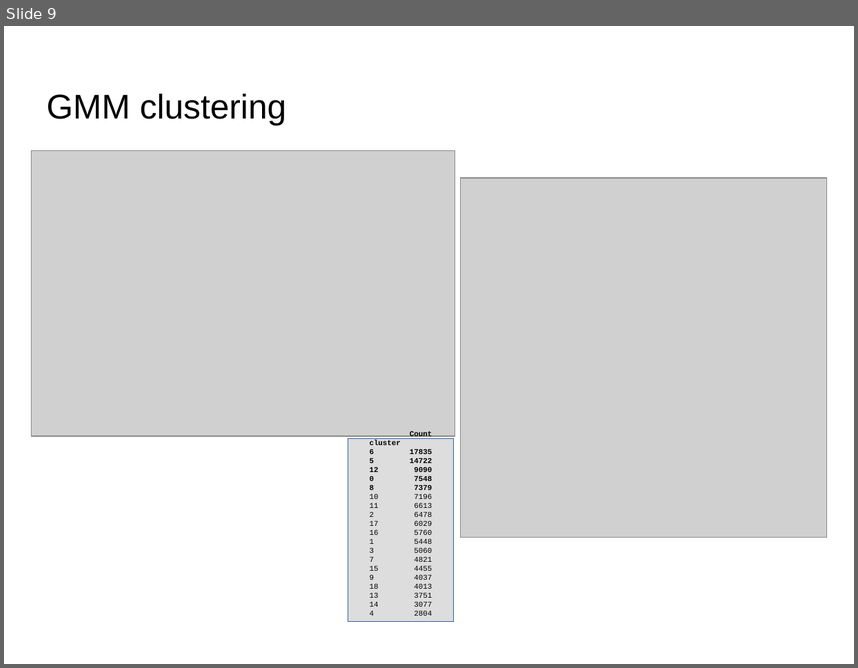
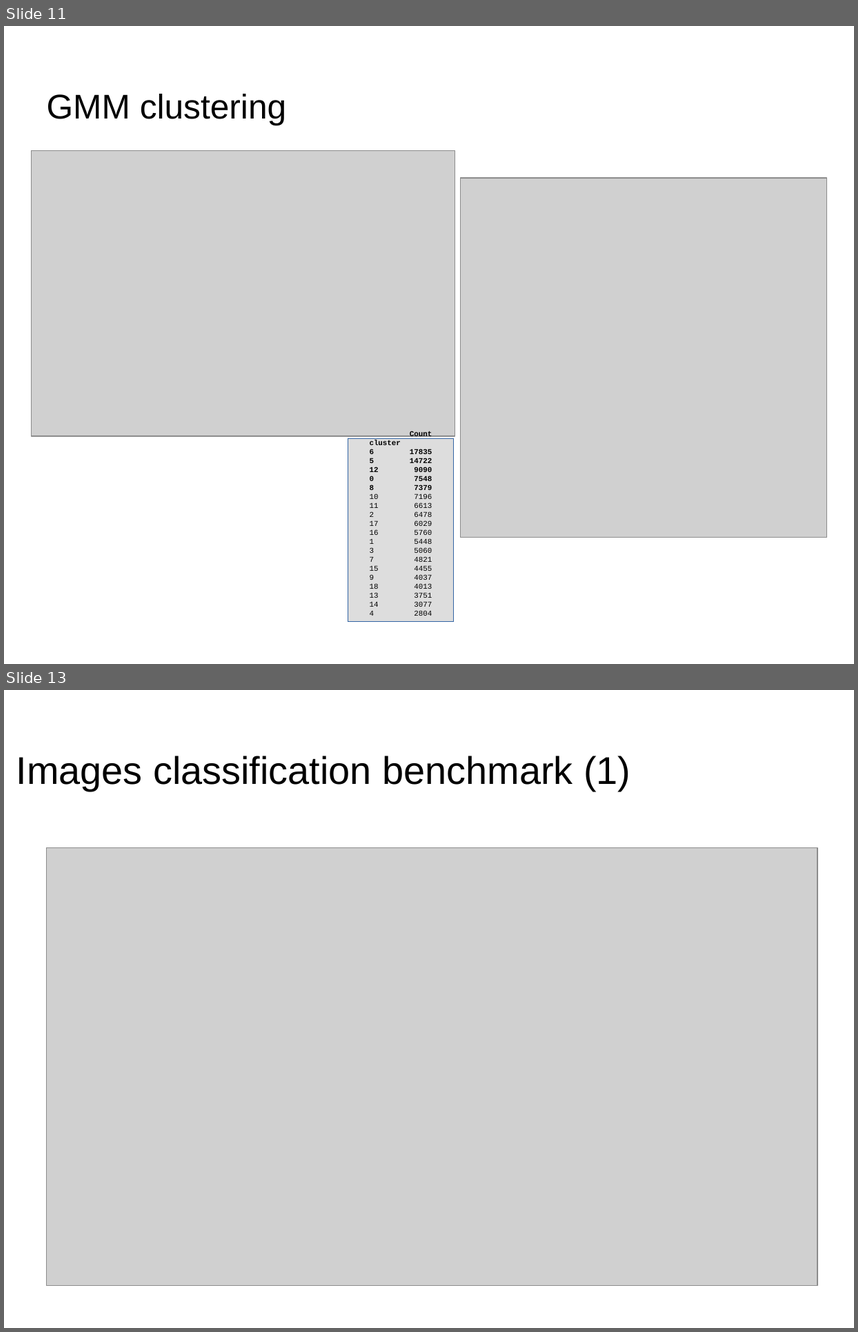
Before and after one commit to dataforcast/OC_Datascientist, a slide deck: P7/report/Openclassrooms_ParcoursDatascientist_P7-V1.odp. Shown one above the other, each under a label of ours: slide 9 before the commit, slides 11 and 13 after it; the slides between them are not shown. The pictures are 858x668 and 858x1332 pixels, drawn with LibreOffice and Linux fonts; fonts in the diff are those of the drawing; grey boxes stand for pictures; background and template pictures are left out. Boxes give left, top, right and bottom in pixels: in the first picture for what was removed or moved away, otherwise in the second. Text is boxed around its words. In the diff, an @@ line names an element or a change of style, - is before the commit and + after.

```diff
--- a/P7/report/Openclassrooms_ParcoursDatascientist_P7-V1.odp
+++ b/P7/report/Openclassrooms_ParcoursDatascientist_P7-V1.odp
@@ slide 13 added at [4,690,854,1328], background picture (left out) @@
@@ title added at [16,756,631,791], 36 pt, text #000000 @@
+Images classification benchmark (1)
@@ picture added at [46,848,818,1285] @@
@@ what was slide 9 is now slide 11 @@
```
Also in this commit, not shown: 4 slides changed, 2 other slides added, 1 slide removed, 9 other files.
